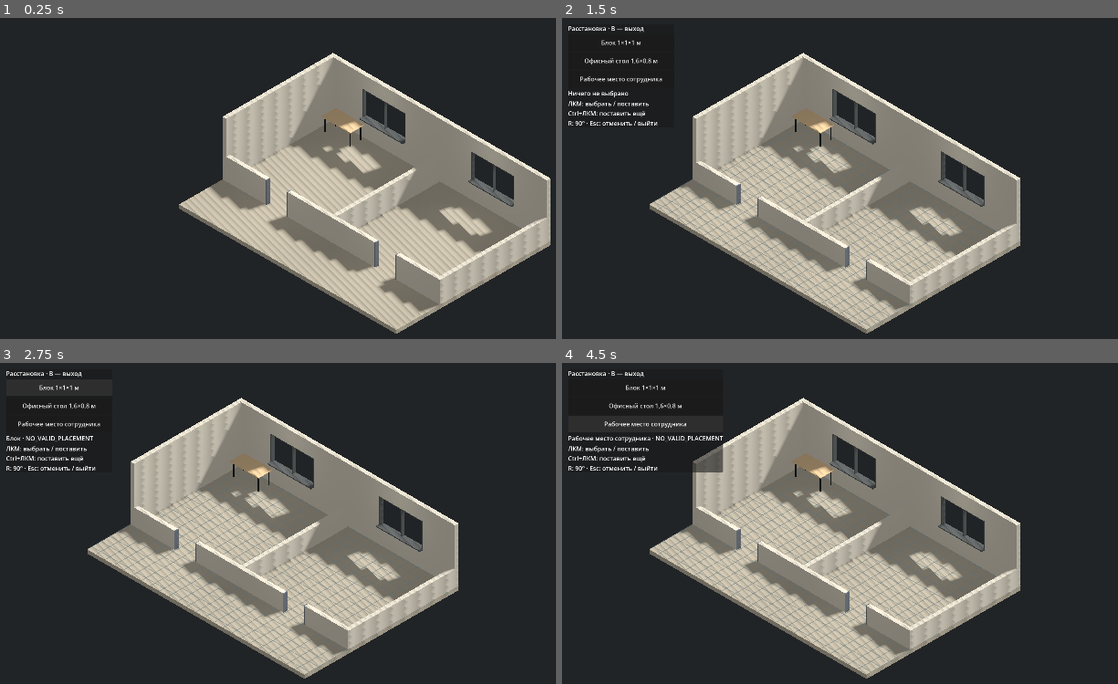
Above: before the commit, frames 1-4 (two rows, left to right).
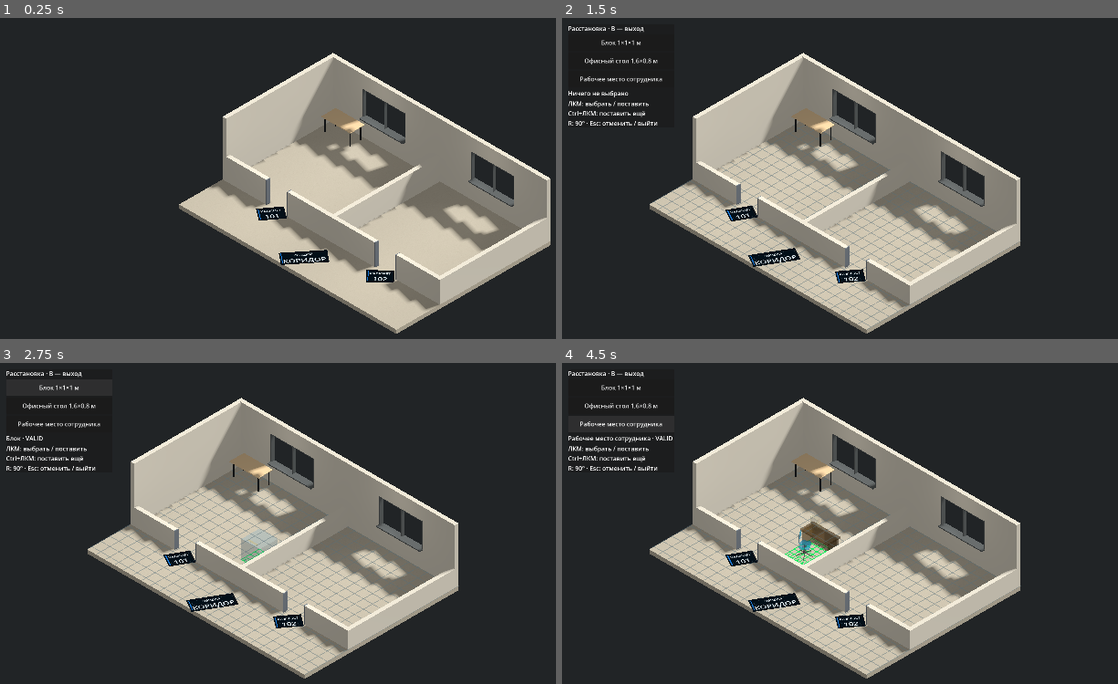
Above: after the commit, the same moments.

Repository: pestovstop-coder/Press
Game: Godot game, scene res://scenes/main.tscn
The game is run twice, just before and just after one commit, with the same random seed, the same clock (stepped at 60 frames per second) and the same inputs.
Inputs (mouse positions are in pixels of both pictures, inside the frame that each line leads up to):
- Up to frame 1 (0.25 s): no input
- Up to frame 2 (1.5 s): tap Enter at 0.5 s; move the mouse to (1084, 200) at 0.52 s; hold D 0.53-1.25 s; tap B at 0.6 s; click (1084, 200) at 0.67 s; drag from (778, 242) to (890, 303) at 1.27 s
- Up to frame 3 (2.75 s): click "Блок 1×1×1 м" at 2 s
- Up to frame 4 (4.5 s): click "Офисный стол 1,6×0,8 м" at 2.75 s; click "Блок 1×1×1 м" at 3.5 s; click "Рабочее место сотрудника" at 4.25 s

The runs differ from the first frame. In frame 1, 4.7% of the frame differs, in the area x 33-98%, y 11-99%; in frame 2, 4.5%; in frame 3, 4.9%; in frame 4, 5.8%, in the area x 3-82%, y 6-98%.

Commit message:
fix: unblock placement and add room labels
Co-authored-by: arena-agent <297053741+arena-agent@users.noreply.github.com>

Diff:
--- a/scenes/main.tscn
+++ b/scenes/main.tscn
@@ -12,6 +12,7 @@
 [ext_resource type="Material" path="res://assets/materials/window_frame.tres" id="7_frame"]
 
 [ext_resource type="Script" path="res://scripts/wall_visibility.gd" id="8_walls"]
+[ext_resource type="Script" path="res://scripts/room_labels.gd" id="9_room_labels"]
 
 [sub_resource type="BoxMesh" id="Box_1"]
 size = Vector3(12, 0.2, 8.5)
@@ -80,8 +81,8 @@
 light_color = Color(1, 0.99, 0.97, 1)
 light_energy = 0.32
 shadow_enabled = true
-shadow_bias = 0.02
-shadow_normal_bias = 0.25
+shadow_bias = 1.0
+shadow_normal_bias = 2.0
 shadow_blur = 1.5
 directional_shadow_mode = 0
 directional_shadow_max_distance = 45.0
@@ -426,3 +427,6 @@
 
 [node name="WallVisibility" type="Node" parent="."]
 script = ExtResource("8_walls")
+
+[node name="RoomLabels" type="Node3D" parent="."]
+script = ExtResource("9_room_labels")
--- a/scripts/placement_controller.gd
+++ b/scripts/placement_controller.gd
@@ -7,6 +7,7 @@
 # visual plan modules, not the furniture placement increment.
 const EDITOR_GRID_STEP: float = CELL_SIZE * 2.0
 const GRID_LIFT: float = 0.012
+const PLACEMENT_VISUAL_GROUP: StringName = &"placement_visual"
 const FOOTPRINT_CELLS: Dictionary = {
 	"block": Vector2i(4, 4),
 	# 2m × 1m cells contain the 1.6m × 0.8m legacy desk without moving it.
@@ -57,8 +58,9 @@
 	add_child(placed)
 	var existing: Node3D = get_node("../TestRoom/OfficeDesk")
 	_register(existing, "office_desk")
+	# The visual grid is parented under Floor; render-only overlays aren't obstacles.
 	for mesh in _meshes(get_node("../TestRoom")):
-		if not existing.is_ancestor_of(mesh):
+		if not existing.is_ancestor_of(mesh) and not mesh.is_in_group(PLACEMENT_VISUAL_GROUP):
 			room_occluders.append(mesh)
 	_build_panel()
 	set_active(false)
@@ -676,6 +678,7 @@
 	marker_material.cull_mode = BaseMaterial3D.CULL_DISABLED
 	front_marker = MeshInstance3D.new()
 	front_marker.name = "PlacementFootprintMarker"
+	front_marker.add_to_group(PLACEMENT_VISUAL_GROUP)
 	front_marker.mesh = ImmediateMesh.new()
 	front_marker.cast_shadow = GeometryInstance3D.SHADOW_CASTING_SETTING_OFF
 	front_marker.visible = false
@@ -892,6 +895,7 @@
 	lines.surface_end()
 	grid = MeshInstance3D.new()
 	grid.name = "PlacementGrid"
+	grid.add_to_group(PLACEMENT_VISUAL_GROUP)
 	grid.mesh = lines
 	grid.cast_shadow = GeometryInstance3D.SHADOW_CASTING_SETTING_OFF
 	# Parent to the floor so mesh bounds, offset and grid share a coordinate system.
--- /dev/null
+++ b/scripts/room_labels.gd
@@ -0,0 +1,106 @@
+extends Node3D
+## Compact floor-mounted room wayfinding plaques for the first office scene.
+## Anchors use the documented plan zones; yaw follows the camera without tilting the plaque.
+
+const PLAQUE_DARK := Color(0.035, 0.075, 0.105, 1.0)
+const TYPE_LIGHT := Color(0.9, 0.94, 0.96, 1.0)
+const ACCENT_BLUE := Color(0.12, 0.48, 0.86, 1.0)
+const FLOOR_OFFSET: float = 0.009
+const CAMERA_PATH: NodePath = ^"../CameraRig/Camera3D"
+
+var camera: Camera3D
+var plaques: Array[Node3D] = []
+
+
+func _ready() -> void:
+	camera = get_node(CAMERA_PATH) as Camera3D
+	_add_plaque("office_101", "КАБИНЕТ", "101", Vector3(-3.0, 0.0, 2.15), 1.1, 0.8)
+	_add_plaque("office_102", "КАБИНЕТ", "102", Vector3(3.0, 0.0, 2.15), 1.1, 0.8)
+	_add_plaque("corridor_main", "ОБЩИЙ", "КОРИДОР", Vector3(0.0, 0.0, 3.35), 1.9, 0.8)
+	update_camera_facing()
+
+
+func _process(_delta: float) -> void:
+	update_camera_facing()
+
+
+func _add_plaque(
+	zone_id: String,
+	heading: String,
+	name_text: String,
+	floor_position: Vector3,
+	width: float,
+	depth: float
+) -> void:
+	var plaque := Node3D.new()
+	plaque.name = "RoomLabel_" + zone_id
+	plaque.set_meta("zone_id", zone_id)
+	plaque.position = floor_position
+	add_child(plaque)
+	plaque.add_to_group("placement_visual")
+	plaques.append(plaque)
+
+	var backing := MeshInstance3D.new()
+	backing.name = "PlaqueBacking"
+	backing.add_to_group("placement_visual")
+	var backing_mesh := BoxMesh.new()
+	backing_mesh.size = Vector3(width, 0.012, depth)
+	backing.mesh = backing_mesh
+	backing.position.y = FLOOR_OFFSET + 0.006
+	backing.material_override = _unshaded_material(PLAQUE_DARK)
+	backing.cast_shadow = GeometryInstance3D.SHADOW_CASTING_SETTING_OFF
+	plaque.add_child(backing)
+
+	var accent := MeshInstance3D.new()
+	accent.name = "BlueAccent"
+	accent.add_to_group("placement_visual")
+	var accent_mesh := BoxMesh.new()
+	accent_mesh.size = Vector3(0.035, 0.004, depth - 0.12)
+	accent.mesh = accent_mesh
+	accent.position = Vector3(-width * 0.5 + 0.075, FLOOR_OFFSET + 0.014, 0.0)
+	accent.material_override = _unshaded_material(ACCENT_BLUE)
+	accent.cast_shadow = GeometryInstance3D.SHADOW_CASTING_SETTING_OFF
+	plaque.add_child(accent)
+
+	var title := _make_text(heading, 20, Vector3(0.0, FLOOR_OFFSET + 0.016, -0.17))
+	title.name = "RoomType"
+	plaque.add_child(title)
+	var room_name := _make_text(name_text, 38, Vector3(0.0, FLOOR_OFFSET + 0.016, 0.19))
+	room_name.name = "RoomName"
+	plaque.add_child(room_name)
+
+
+func _make_text(value: String, size: int, position_on_plaque: Vector3) -> Label3D:
+	var label := Label3D.new()
+	label.text = value
+	label.font_size = size
+	label.pixel_size = 0.009
+	label.modulate = TYPE_LIGHT
+	label.outline_size = 1
+	label.outline_modulate = Color(0.01, 0.02, 0.035, 1.0)
+	label.horizontal_alignment = HORIZONTAL_ALIGNMENT_CENTER
+	label.vertical_alignment = VERTICAL_ALIGNMENT_CENTER
+	label.billboard = BaseMaterial3D.BILLBOARD_DISABLED
+	label.shaded = false
+	label.cast_shadow = GeometryInstance3D.SHADOW_CASTING_SETTING_OFF
+	label.rotation.x = -PI * 0.5
+	label.position = position_on_plaque
+	return label
+
+
+func _unshaded_material(color: Color) -> StandardMaterial3D:
+	var material := StandardMaterial3D.new()
+	material.albedo_color = color
+	material.shading_mode = BaseMaterial3D.SHADING_MODE_UNSHADED
+	material.roughness = 0.85
+	return material
+
+
+func update_camera_facing() -> void:
+	if not is_instance_valid(camera):
+		return
+	for plaque in plaques:
+		var to_camera: Vector3 = camera.global_position - plaque.global_position
+		to_camera.y = 0.0
+		if to_camera.length_squared() > 0.000001:
+			plaque.rotation.y = atan2(to_camera.x, to_camera.z)
--- a/tests/placement_smoke.gd
+++ b/tests/placement_smoke.gd
@@ -126,6 +126,14 @@
 	c.select_asset("block")
 	check(
 		(
+			c.grid.is_in_group(Placement.PLACEMENT_VISUAL_GROUP)
+			and not c.room_occluders.has(c.grid)
+			and c.room_occluders.has(c.floor_mesh)
+		),
+		"editor grid is not an obstacle, while floor remains available for ray occlusion"
+	)
+	check(
+		(
 			c.valid_target
 			and c.placement_diagnostic == "VALID"
 			and c.front_marker.visible
@@ -133,7 +141,34 @@
 		),
 		"block selection starts with a free valid footprint and matching green marker"
 	)
+	var obstacle := MeshInstance3D.new()
+	obstacle.name = "SmokeTestObstacle"
+	var obstacle_mesh := BoxMesh.new()
+	obstacle_mesh.size = Vector3(0.4, 1.0, 0.4)
+	obstacle.mesh = obstacle_mesh
+	c.add_child(obstacle)
+	obstacle.global_position = Vector3(2.25, 0.5, 2.75)
+	c.room_occluders.append(obstacle)
+	var obstacle_target: Vector2 = camera.unproject_position(Vector3(2.24, 0, 2.76))
 	var before: int = c.placed.get_child_count()
+	c.click_at(obstacle_target)
+	check(
+		c.placed.get_child_count() == before and c.placement_diagnostic == "OBSTACLE_COLLISION",
+		"real non-wall obstacle blocks confirmation with a specific reason"
+	)
+	c.room_occluders.erase(obstacle)
+	obstacle.queue_free()
+	c.click_at(obstacle_target)
+	check(
+		c.placed.get_child_count() == before + 1,
+		"removing the diagnostic obstacle allows the same free placement target"
+	)
+	var temporary_placement: Node3D = c.placed.get_child(before)
+	c.editable.erase(temporary_placement)
+	c.placed.remove_child(temporary_placement)
+	temporary_placement.free()
+	c.select_asset("block")
+	before = c.placed.get_child_count()
 	var checks: Array = [
 		[Vector3(2.24, 0, 2.76), true, "VALID", "free cells inside the room are allowed"],
 		[
@@ -202,6 +237,7 @@
 	var camera: Camera3D = rig.get_node("Camera3D")
 	var original_desk: Node3D = scene.get_node("TestRoom/OfficeDesk")
 	_test_layout(c, scene)
+	_test_room_labels(scene, rig, camera, c)
 	_test_cell_helpers(c)
 	await _test_cell_placement(c, camera)
 	var camera_before: Transform3D = rig.global_transform
@@ -786,6 +822,44 @@
 	)
 
 
+func _test_room_labels(scene: Node, rig: Node3D, camera: Camera3D, c: Node) -> void:
+	var labels: Node3D = scene.get_node("RoomLabels")
+	check(labels.plaques.size() == 3, "first scene has three zone wayfinding plaques")
+	var expected: Array = [
+		["office_101", "КАБИНЕТ", "101", Vector3(-3, 0, 2.15)],
+		["office_102", "КАБИНЕТ", "102", Vector3(3, 0, 2.15)],
+		["corridor_main", "ОБЩИЙ", "КОРИДОР", Vector3(0, 0, 3.35)],
+	]
+	for entry in expected:
+		var plaque: Node3D = labels.get_node("RoomLabel_" + entry[0])
+		check(
+			plaque.get_meta("zone_id") == entry[0] and plaque.position.is_equal_approx(entry[3]),
+			"plaque is anchored to the documented zone " + entry[0]
+		)
+		var room_type: Label3D = plaque.get_node("RoomType") as Label3D
+		var room_name: Label3D = plaque.get_node("RoomName") as Label3D
+		check(
+			room_type.text == entry[1] and room_name.text == entry[2],
+			"plaque text is editable and hierarchical for " + entry[0]
+		)
+		check(
+			not c.room_occluders.has(plaque.get_node("PlaqueBacking")),
+			"wayfinding plaque does not enter furniture obstacle checks"
+		)
+	var original_yaw: float = rig.rotation.y
+	var first_plaque: Node3D = labels.plaques[0]
+	rig.rotation.y += PI * 0.5
+	labels.update_camera_facing()
+	var to_camera: Vector3 = camera.global_position - first_plaque.global_position
+	to_camera.y = 0.0
+	check(
+		is_equal_approx(first_plaque.rotation.y, atan2(to_camera.x, to_camera.z)),
+		"floor plaque remains camera-aligned through yaw changes"
+	)
+	rig.rotation.y = original_yaw
+	labels.update_camera_facing()
+
+
 func _test_layout(c: Node, scene: Node) -> void:
 	var partition: MeshInstance3D = scene.get_node("TestRoom/SharedWall")
 	var walls: Node = scene.get_node("WallVisibility")
Not shown: 1 places in scenes/main.tscn that only renumber resources
Not shown, changed: docs/ARCHITECTURE.md
Not shown, changed: docs/ART_DIRECTION.md
Not shown, changed: docs/TASK_014_SHADOW_FIX.md
Not shown, added: docs/TASK_021_PLACEMENT_LABELS_SHADOWS.md
